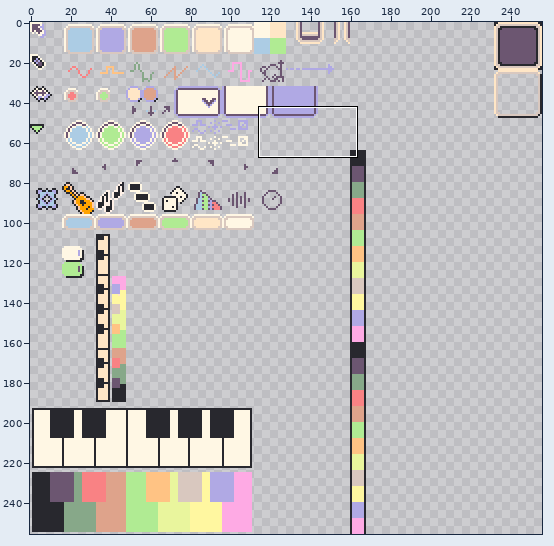
Two versions of one pixel-art file, tiny-cli/sfx-spritesheet.aseprite. Above: a wide view before the commit, with the close-up outlined.
Close-up. Earlier state:
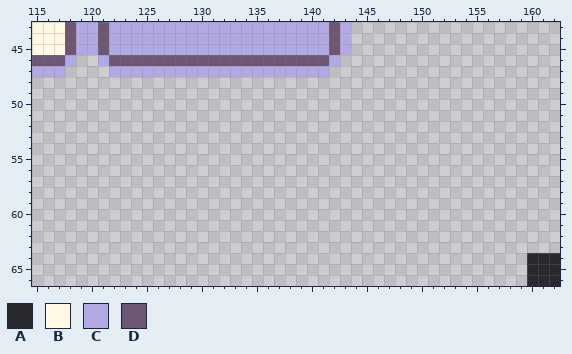
256x256 pixels, 1 frame. Shown: x 115..162, y 43..66.
Palette (. is transparent): A #28282e  B #fff7e4  C #b0a9e4  D #6c5671
Pixels before, first column x 115:
43 BBBDCCDCCCCCCCCCCCCCCCCCCCCDC...................
44 BBBDCCDCCCCCCCCCCCCCCCCCCCCDC...................
45 BBBDCCDCCCCCCCCCCCCCCCCCCCCDC...................
46 DDDC..CDDDDDDDDDDDDDDDDDDDDC....................
47 CCC....CCCCCCCCCCCCCCCCCCCC.....................
48 ................................................
49 ................................................
50 ................................................
51 ................................................
52 ................................................
53 ................................................
54 ................................................
55 ................................................
56 ................................................
57 ................................................
58 ................................................
59 ................................................
60 ................................................
61 ................................................
62 ................................................
63 ................................................
64 .............................................AAA
65 .............................................AAA
66 .............................................AAA
Now the later version:
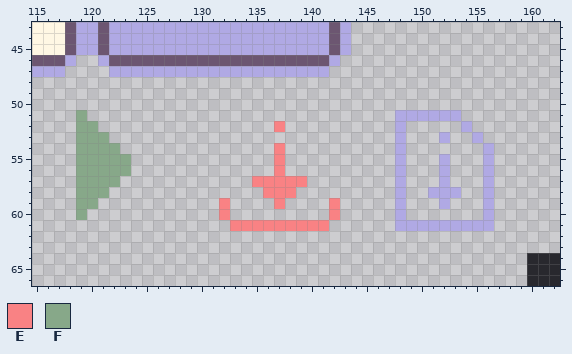
Colours new in this view: E #f98284  F #87a889
What changed:
Changed rows in their new state; - is an unchanged pixel.
Layer "Layer 1":
first column x 119:
51 F----------------------------CCCCCC---
52 FF----------------E----------C-----C--
53 FFF--------------------------C---C--C-
54 FFFF--------------E----------C-------C
55 FFFFF-------------E----------C---C---C
56 FFFFF-------------E----------C---C---C
57 FFFF------------EEEEE--------C---C---C
58 FFF--------------EEE---------C--CCC--C
59 FF-----------E----E----E-----C---C---C
60 F------------E---------E-----C-------C
61 --------------EEEEEEEEE------CCCCCCCCC
Boxes around the changes in both close-ups, in picture pixels (x1, y1, x2, y2):
added: (76, 110, 131, 220)
added: (395, 110, 494, 231)
added: (219, 121, 340, 231)
